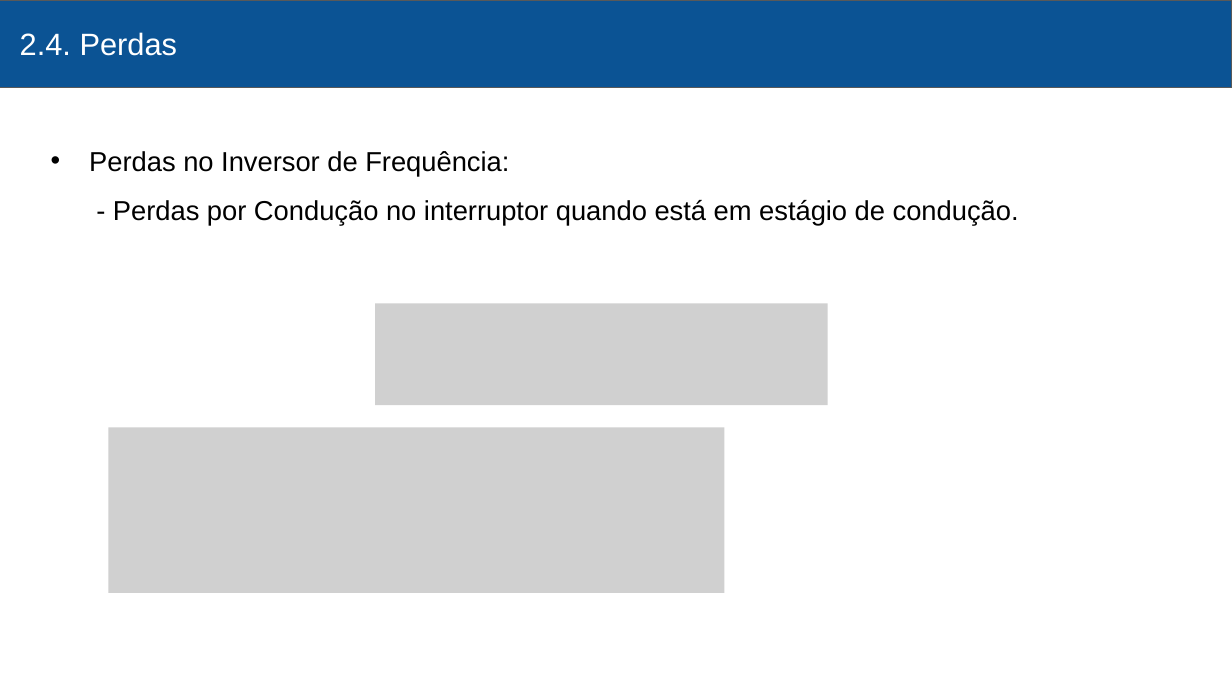
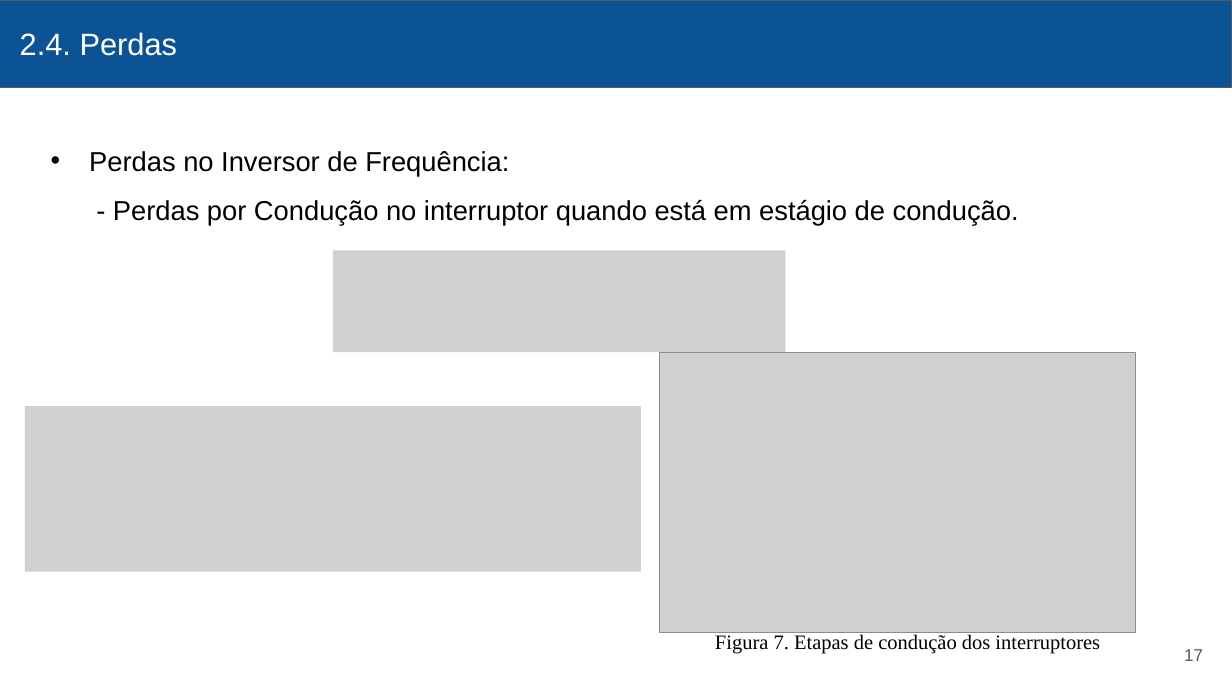
Before and after one commit to victormenegon/texto, a slide deck: slide 17 of ApresentacaoTCC.pptx. Drawn at 1232x693 pixels with LibreOffice and Linux fonts; fonts in the diff are those of the drawing; grey boxes stand for pictures. Boxes give left, top, right and bottom in pixels: in the first picture for what was removed or moved away, otherwise in the second. Text is boxed around its words. In the diff, an @@ line names an element or a change of style, - is before the commit and + after.

```diff
--- a/ApresentacaoTCC.pptx
+++ b/ApresentacaoTCC.pptx
@@ picture: place and size @@
-picture at [376,303,828,405]
+picture at [333,250,785,352]
@@ picture added at [660,352,1136,633] @@
@@ picture: place and size @@
-picture at [108,428,724,593]
+picture at [25,407,641,572]
@@ text added at [715,634,1100,654], 12 pt, text #000000 @@
+Figura 7. Etapas de condução dos interruptores
@@ page number added at [1184,649,1203,661], 10 pt, text #595959 @@
+17
```
Also in this commit, not shown: 40 other slides changed, 5 slides added, 11 slides removed, 1 other file.
